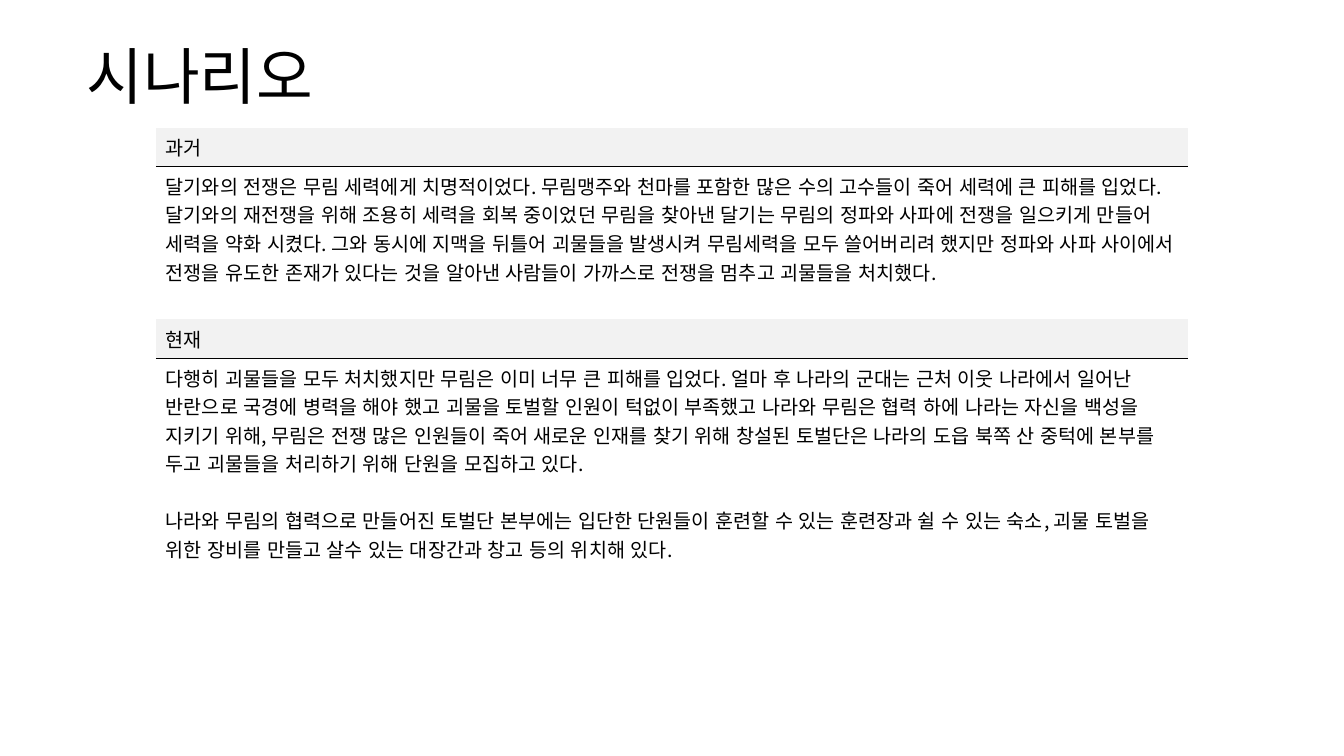
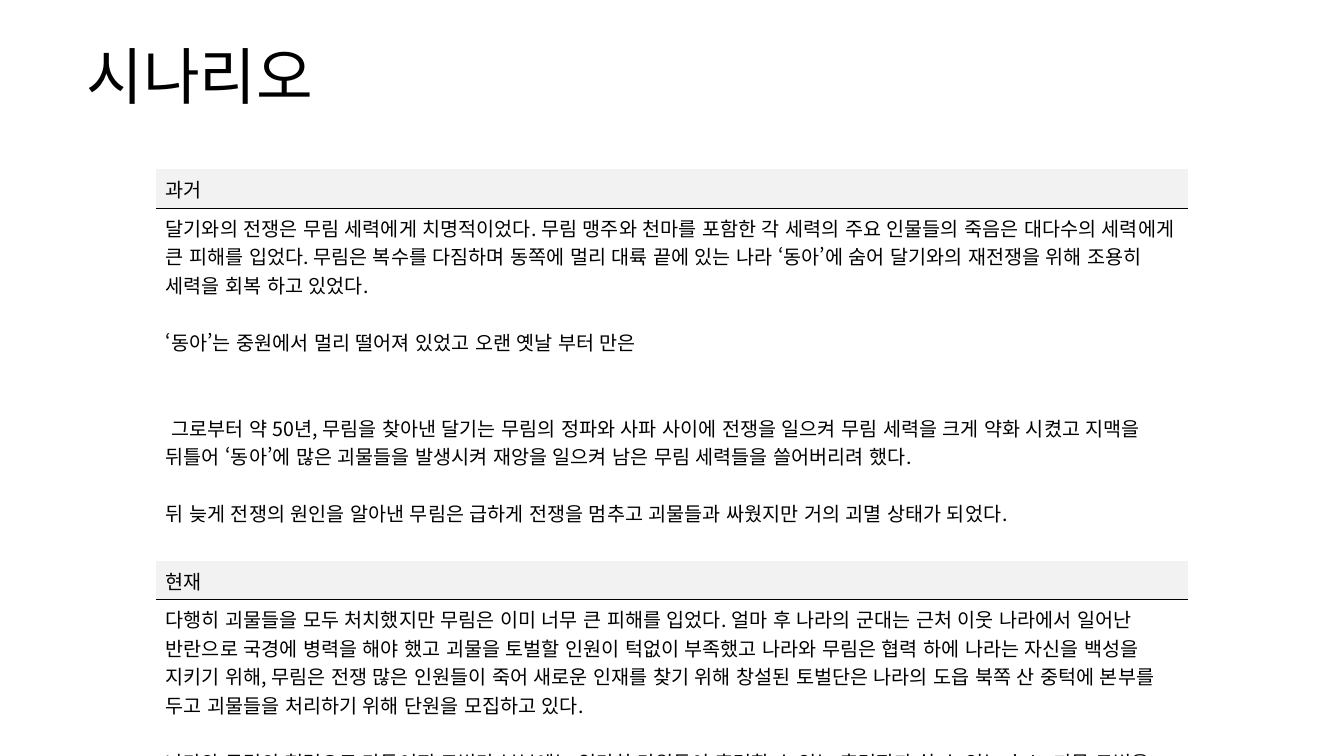
Before and after one commit to yjk0401/unityenginebasic_9th, a slide deck: slide 5 of 기획/방랑엽사전/맵 기획서 (토벌단 본부).pptx. Drawn at 1344x756 pixels with LibreOffice and Linux fonts; fonts in the diff are those of the drawing. Boxes give left, top, right and bottom in pixels: in the first picture for what was removed or moved away, otherwise in the second. Text is boxed around its words. In the diff, an @@ line names an element or a change of style, - is before the commit and + after.

```diff
--- a/기획/방랑엽사전/맵 기획서 (토벌단 본부).pptx
+++ b/기획/방랑엽사전/맵 기획서 (토벌단 본부).pptx
@@ table at [156,169,1189,719] @@
-row 2, column 1: 달기와의 전쟁은 무림 세력에게 치명적이었다. 무림맹주와 천마를 포함한 많은 수의 고수들이 죽어 세력에 큰 피해를 입었다. 달기와의 재전쟁을 위해 조용히 세력을 회복 중이었던 무림을 찾아낸 달기는 무림의 정파와 사파에 전쟁을 일으키게 만들어 세력을 약화 시켰다. 그와 동시에 지맥을 뒤틀어 괴물들을 발생시켜 무림세력을 모두 쓸어버리려 했지만 정파와 사파 사이에서 전쟁을 유도한 존재가 있다는 것을 알아낸 사람들이 가까스로 전쟁을 멈추고 괴물들을 처치했다.
+row 2, column 1: 달기와의 전쟁은 무림 세력에게 치명적이었다. 무림 맹주와 천마를 포함한 각 세력의 주요 인물들의 죽음은 대다수의 세력에게 큰 피해를 입었다. 무림은 복수를 다짐하며 동쪽에 멀리 대륙 끝에 있는 나라 ‘동아’에 숨어 달기와의 재전쟁을 위해 조용히 세력을 회복 하고 있었다. / ‘동아’는 중원에서 멀리 떨어져 있었고 오랜 옛날 부터 만은 / 그로부터 약 50년, 무림을 찾아낸 달기는 무림의 정파와 사파 사이에 전쟁을 일으켜 무림 세력을 크게 약화 시켰고 지맥을 뒤틀어 ‘동아’에 많은 괴물들을 발생시켜 재앙을 일으켜 남은 무림 세력들을 쓸어버리려 했다. / 뒤 늦게 전쟁의 원인을 알아낸 무림은 급하게 전쟁을 멈추고 괴물들과 싸웠지만 거의 괴멸 상태가 되었다.
@@ table: place and size @@
-table at [156,128,1189,563]
+table at [156,169,1189,719]
```
Also in this commit, not shown: 1 other slide changed, 1 slide added, 18 other files.
